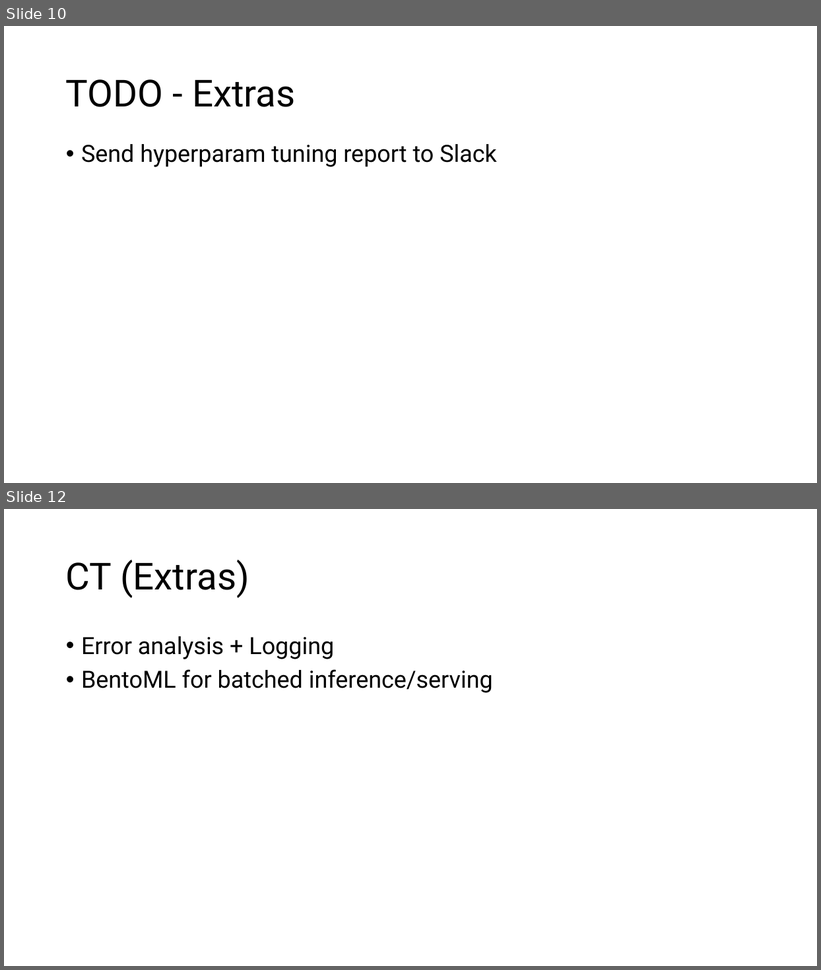
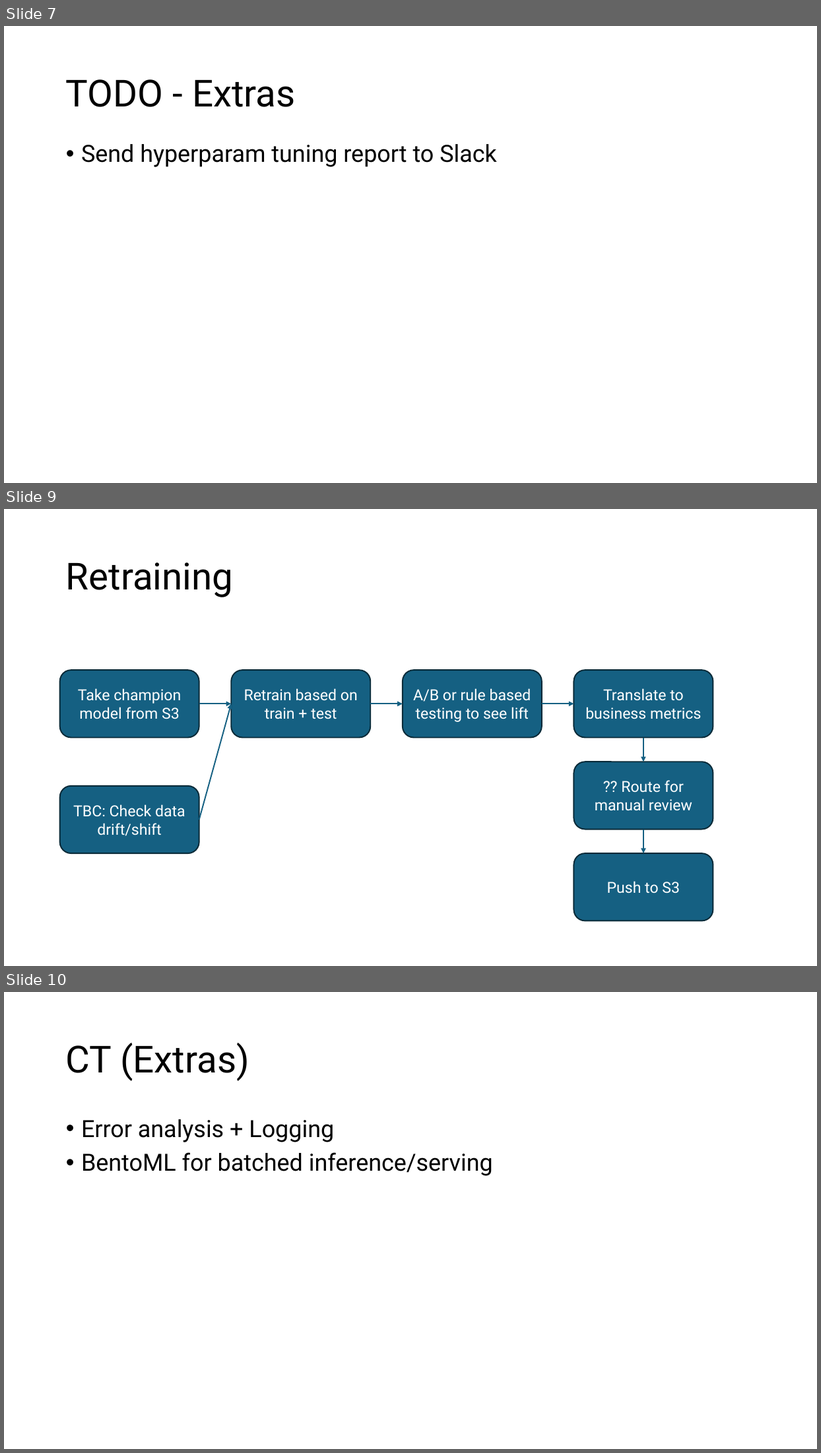
Before and after one commit to ziyu-toh/hdb-resale-prediction, a slide deck: docs/Architecture Overview.pptx. Shown one above the other, each under a label of ours: slides 10 and 12 before the commit, slides 7, 9 and 10 after it; the slides between them are not shown. The pictures are 821x970 and 821x1453 pixels, drawn with LibreOffice and Linux fonts; fonts in the diff are those of the drawing. Boxes give left, top, right and bottom in pixels: in the first picture for what was removed or moved away, otherwise in the second. Text is boxed around its words. In the diff, an @@ line names an element or a change of style, - is before the commit and + after.

```diff
--- a/docs/Architecture Overview.pptx
+++ b/docs/Architecture Overview.pptx
@@ slide 9 added at (4,509,817,966), background #FFFFFF @@
@@ title added at (66,562,233,597), 44 pt, text #000000 @@
+Retraining
@@ rounded rectangle added at (60,670,199,738), fill #156082, outline #092A39 1.5 pt, 18 pt, text #FFFFFF @@
+Take champion model from S3
@@ rounded rectangle added at (232,670,370,738), fill #156082, outline #092A39 1.5 pt, 18 pt, text #FFFFFF @@
+Retrain based on train + test
@@ rounded rectangle added at (403,670,542,738), fill #156082, outline #092A39 1.5 pt, 18 pt, text #FFFFFF @@
+A/B or rule based testing to see lift
@@ rounded rectangle added at (574,670,714,738), fill #156082, outline #092A39 1.5 pt, 18 pt, text #FFFFFF @@
+Translate to business metrics
@@ arrow added from (199, 704) to (232, 704), #156082 1.5 pt @@
@@ arrow added from (199, 820) to (232, 704), #156082 1.5 pt @@
@@ arrow added from (370, 704) to (403, 704), #156082 1.5 pt @@
@@ arrow added from (542, 704) to (574, 704), #156082 1.5 pt @@
@@ arrow added from (644, 738) to (644, 762), #156082 1.5 pt @@
@@ rounded rectangle added at (574,762,714,830), fill #156082, outline #092A39 1.5 pt, 18 pt, text #FFFFFF @@
+?? Route for manual review
@@ rounded rectangle added at (60,786,199,854), fill #156082, outline #092A39 1.5 pt, 18 pt, text #FFFFFF @@
+TBC: Check data drift/shift
@@ arrow added from (644, 830) to (644, 854), #156082 1.5 pt @@
@@ rounded rectangle added at (574,854,714,921), fill #156082, outline #092A39 1.5 pt, 18 pt, text #FFFFFF @@
+Push to S3
@@ what was slide 10 is now slide 7 @@
@@ what was slide 12 is now slide 10 @@
```
Also in this commit, not shown: 2 slides changed, 4 other files.
